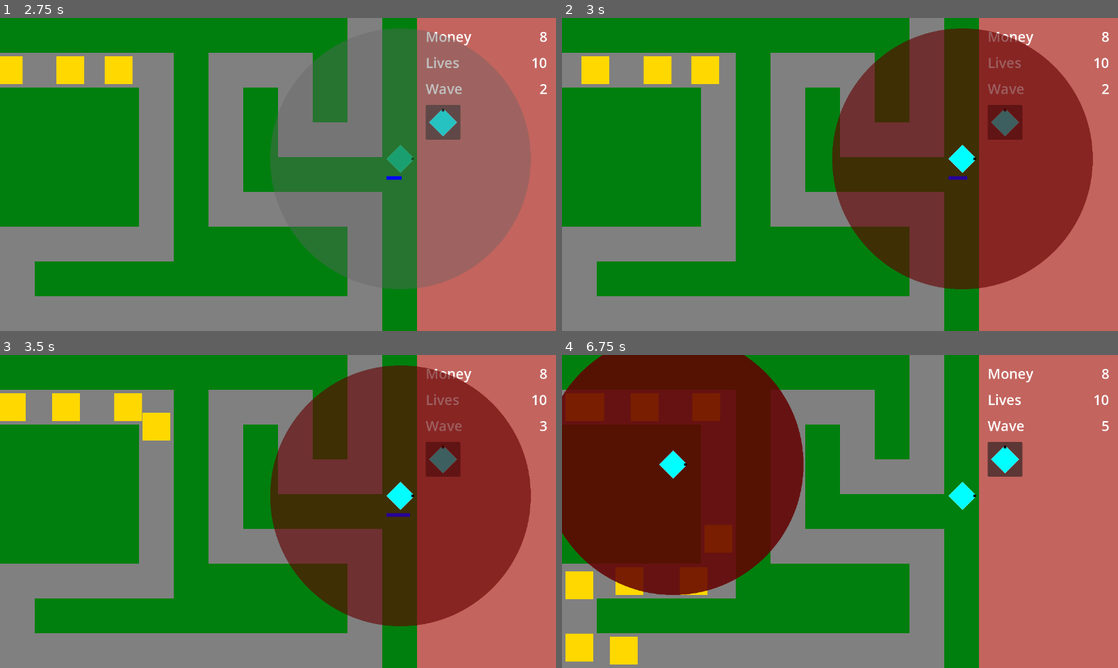
Above: before the commit, frames 1-4 (two rows, left to right).
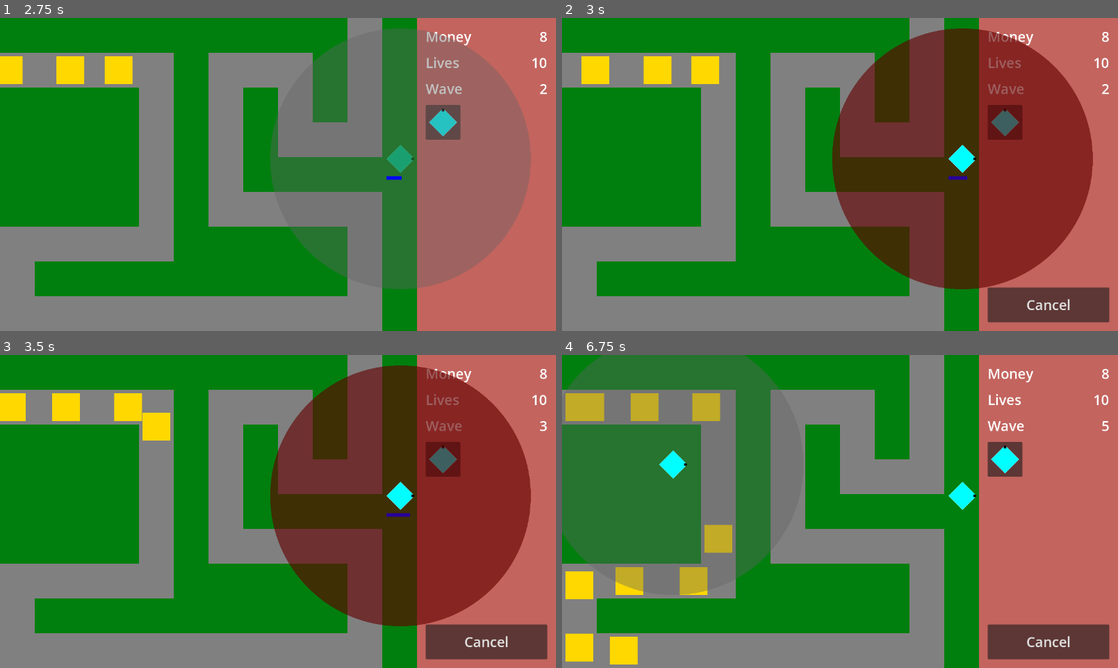
Above: after the commit, the same moments.

Repository: phrasmotica/godot-tower-defence
Game: Godot game, scene res://scenes/game.tscn
The game is run twice, just before and just after one commit, with the same random seed, the same clock (stepped at 60 frames per second) and the same inputs.
Inputs (mouse positions are in pixels of both pictures, inside the frame that each line leads up to):
- Up to frame 1 (2.75 s): click (444, 121) at 0.5 s; click "Start" at 1.25 s; tap Enter (ui_accept) at 2, 2.27 s; move the mouse to (400, 158) at 2.02 s; hold Shift (fast_forward) from 2.03 s (still down); tap 1 (tower_1) at 2.1 s; click (400, 158) at 2.17 s
- Up to frame 2 (3 s): move the mouse to (962, 158) at 2.77 s; release Shift (fast_forward) at 2.78 s; tap 1 (tower_1) at 2.85 s; click (962, 158) at 2.92 s
- Up to frame 3 (3.5 s): tap Enter (ui_accept) at 3.02 s
- Up to frame 4 (6.75 s): click (1051, 642) at 3.5 s, where only the run after the commit has a clickable "Cancel"; hold Shift (fast_forward) 4.28-5.78 s; tap 1 (tower_1) every 0.75 s from 4.35 to 6.6 s; click (1051, 642) at 4.42 s; click (1051, 642) at 5.17 s; tap Enter (ui_accept) at 5.27, 6.02 s; click (1051, 642) at 5.92 s; tap Escape (ui_cancel) at 6.4 s; move the mouse to (673, 464) at 6.52 s

Frame 1 is identical in both runs. In frame 2, 2.5% of the frame differs, in the area x 76-99%, y 86-98%; in frame 3, 2.5%; in frame 4, 31%, in the area x 0-99%, y 0-98%.
Error after the commit: Cannot call method 'queue_free' on a previously freed instance. (res://scripts/tower_manager.gd:73)

Commit message:
Add button to game UI for cancelling tower creation

Diff:
--- a/scenes/game.tscn
+++ b/scenes/game.tscn
@@ -227,6 +227,7 @@
 [connection signal="enemy_reached_end" from="Enemies/PathWaypoints" to="Managers/LivesManager" method="_on_path_waypoints_enemy_reached_end"]
 [connection signal="tower_deselected" from="Towers" to="GameUI" method="_on_towers_tower_deselected"]
 [connection signal="tower_placed" from="Towers" to="Managers/BankManager" method="_on_towers_tower_placed"]
+[connection signal="tower_placed" from="Towers" to="GameUI" method="_on_towers_tower_placed"]
 [connection signal="tower_placing" from="Towers" to="GameUI" method="_on_towers_tower_placing"]
 [connection signal="tower_selected" from="Towers" to="GameUI" method="_on_towers_tower_selected"]
 [connection signal="tower_sold" from="Towers" to="Managers/BankManager" method="_on_towers_tower_sold"]
--- a/scenes/game_ui.tscn
+++ b/scenes/game_ui.tscn
@@ -74,7 +74,12 @@
 text = "-"
 horizontal_alignment = 2
 
-[node name="GunTowerButton" type="Button" parent="ColorRect"]
+[node name="TowerButtons" type="Control" parent="ColorRect"]
+anchors_preset = 0
+offset_right = 40.0
+offset_bottom = 40.0
+
+[node name="GunTowerButton" type="Button" parent="ColorRect/TowerButtons"]
 layout_mode = 0
 offset_left = 20.0
 offset_top = 200.0
@@ -84,7 +89,12 @@
 icon = ExtResource("1_02kwm")
 icon_alignment = 1
 
-[node name="UpgradeButton" type="Button" parent="ColorRect"]
+[node name="SelectedTowerButtons" type="Control" parent="ColorRect"]
+anchors_preset = 0
+offset_right = 40.0
+offset_bottom = 40.0
+
+[node name="UpgradeButton" type="Button" parent="ColorRect/SelectedTowerButtons"]
 layout_mode = 0
 offset_left = 20.0
 offset_top = 520.0
@@ -94,7 +104,7 @@
 theme_override_font_sizes/font_size = 32
 text = "Upgrade"
 
-[node name="SellButton" type="Button" parent="ColorRect"]
+[node name="SellButton" type="Button" parent="ColorRect/SelectedTowerButtons"]
 layout_mode = 0
 offset_left = 20.0
 offset_top = 620.0
@@ -104,6 +114,18 @@
 theme_override_font_sizes/font_size = 32
 text = "Sell"
 
-[connection signal="pressed" from="ColorRect/GunTowerButton" to="." method="_on_gun_tower_button_pressed"]
-[connection signal="pressed" from="ColorRect/UpgradeButton" to="." method="_on_upgrade_button_pressed"]
-[connection signal="pressed" from="ColorRect/SellButton" to="." method="_on_sell_button_pressed"]
+[node name="CancelButton" type="Button" parent="ColorRect"]
+visible = false
+layout_mode = 0
+offset_left = 20.0
+offset_top = 620.0
+offset_right = 300.0
+offset_bottom = 700.0
+focus_mode = 0
+theme_override_font_sizes/font_size = 32
+text = "Cancel"
+
+[connection signal="pressed" from="ColorRect/TowerButtons/GunTowerButton" to="." method="_on_gun_tower_button_pressed"]
+[connection signal="pressed" from="ColorRect/SelectedTowerButtons/UpgradeButton" to="." method="_on_upgrade_button_pressed"]
+[connection signal="pressed" from="ColorRect/SelectedTowerButtons/SellButton" to="." method="_on_sell_button_pressed"]
+[connection signal="pressed" from="ColorRect/CancelButton" to="." method="_on_cancel_button_pressed"]
--- a/scripts/game_ui.gd
+++ b/scripts/game_ui.gd
@@ -3,12 +3,15 @@
 @onready var money_amount = $ColorRect/MoneyLabel/Amount
 @onready var lives_amount = $ColorRect/LivesLabel/Amount
 @onready var wave_number_label = $ColorRect/WaveLabel/Number
-@onready var upgrade_button = $ColorRect/UpgradeButton
-@onready var sell_button = $ColorRect/SellButton
+@onready var upgrade_button = $ColorRect/SelectedTowerButtons/UpgradeButton
+@onready var sell_button = $ColorRect/SelectedTowerButtons/SellButton
+@onready var cancel_button = $ColorRect/CancelButton
 
 signal buy_gun_tower_button
 signal upgrade_selected_tower
 signal sell_selected_tower
+
+var placing_tower: Tower = null
 
 func _ready():
 	upgrade_button.hide()
@@ -58,4 +61,28 @@
 	upgrade_button.disabled = tower.get_upgrade() == null
 
 func _on_towers_tower_placing(tower: Tower):
+	placing_tower = tower
+
 	add_child(tower)
+
+	# TODO: parent the tower node to the tower manager once it's placed
+
+	cancel_button.show()
+
+func _on_towers_tower_placed(_tower: Tower):
+	stop_tower_creation()
+
+func _on_towers_tower_placing_cancelled():
+	# tower manager has already freed placing_tower
+
+	stop_tower_creation()
+
+func _on_cancel_button_pressed():
+	# need to free placing_tower ourselves
+	placing_tower.queue_free()
+	placing_tower = null
+
+	stop_tower_creation()
+
+func stop_tower_creation():
+	cancel_button.hide()
--- a/scripts/tower_manager.gd
+++ b/scripts/tower_manager.gd
@@ -6,6 +6,7 @@
 @onready var path: Path = %PathWaypoints
 
 signal tower_placing(tower: Tower)
+signal tower_placing_cancelled
 signal tower_placed(tower: Tower)
 signal tower_upgrade_start(tower: Tower, next_level: TowerLevel)
 signal tower_upgrade_finish(tower: Tower, next_level: TowerLevel)
@@ -50,11 +51,11 @@
 	new_tower.path = path
 	new_tower.set_placing()
 
+	tower_placing.emit(new_tower)
+
 	new_tower.on_placed.connect(_on_new_tower_placed)
 	new_tower.on_selected.connect(_on_new_tower_selected)
 	new_tower.on_upgrade_finish.connect(_on_new_tower_on_upgrade_finish)
-
-	tower_placing.emit(new_tower)
 
 	return true
 
@@ -63,12 +64,16 @@
 
 	selected_tower.deselect()
 	selected_tower = null
+
 	tower_deselected.emit()
 
 func cancel_tower_creation():
 	print("Cancelling tower creation")
+
 	new_tower.queue_free()
 	new_tower = null
+
+	tower_placing_cancelled.emit()
 
 func try_upgrade():
 	if not selected_tower:
